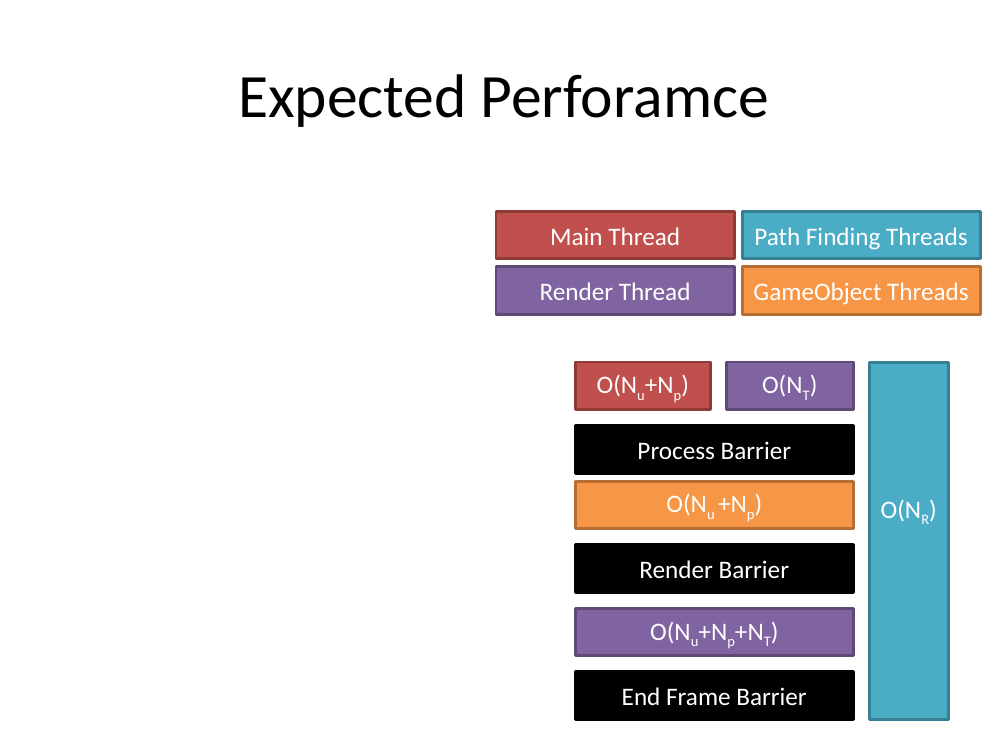
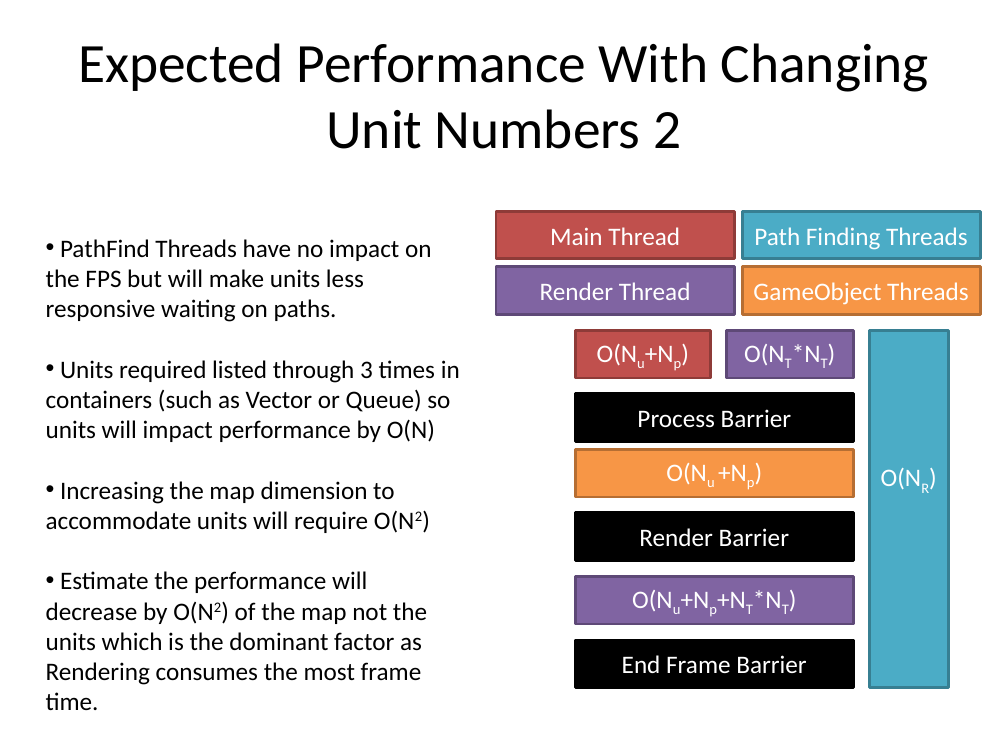
Before and after one commit to jammy2232/CMP202, a slide deck: slide 14 of documentation/CMP202 – Data and Algorithms 2.pptx (slide 10 before the commit). Drawn at 1008x756 pixels with LibreOffice and Linux fonts; fonts in the diff are those of the drawing. Boxes give left, top, right and bottom in pixels: in the first picture for what was removed or moved away, otherwise in the second. Text is boxed around its words. In the diff, an @@ line names an element or a change of style, - is before the commit and + after.

```diff
--- a/documentation/CMP202 – Data and Algorithms 2.pptx
+++ b/documentation/CMP202 – Data and Algorithms 2.pptx
@@ title at bbox=[78, 43, 929, 149]: text changed; size 44 to 39.6 pt @@
-Expected Perforamce
+Expected Performance With Changing Unit Numbers 2
@@ text added at bbox=[46, 239, 460, 710], 18 pt, text #000000 @@
+• PathFind Threads have no impact on the FPS but will make units less responsive waiting on paths.
+• Units required listed through 3 times in containers (such as Vector or Queue) so units will impact performance by O(N)
+• Increasing the map dimension to accommodate units will require O(N2)
+• Estimate the performance will decrease by O(N2) of the map not the units which is the dominant factor as Rendering consumes the most frame time.
@@ 8 rectangles: place and size @@
-8 rectangles at bbox=[576, 362, 949, 719]
+8 rectangles at bbox=[576, 331, 949, 687]
@@ text in rectangle at bbox=[744, 344, 785, 365]: text changed @@
-O(NT)
+O(NT*NT)
@@ text in rectangle at bbox=[632, 590, 673, 611]: text changed @@
-O(Nu+Np+NT)
+O(Nu+Np+NT*NT)
```
Also in this commit, not shown: 4 other slides changed, 7 slides added, 20 other files.
